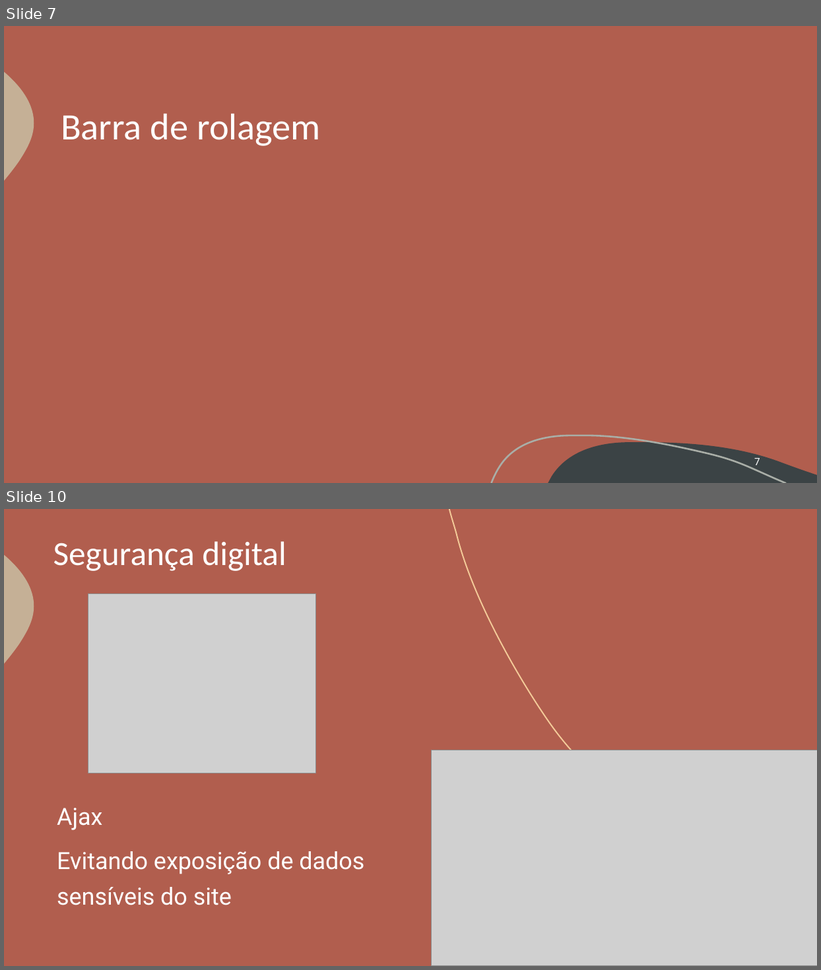
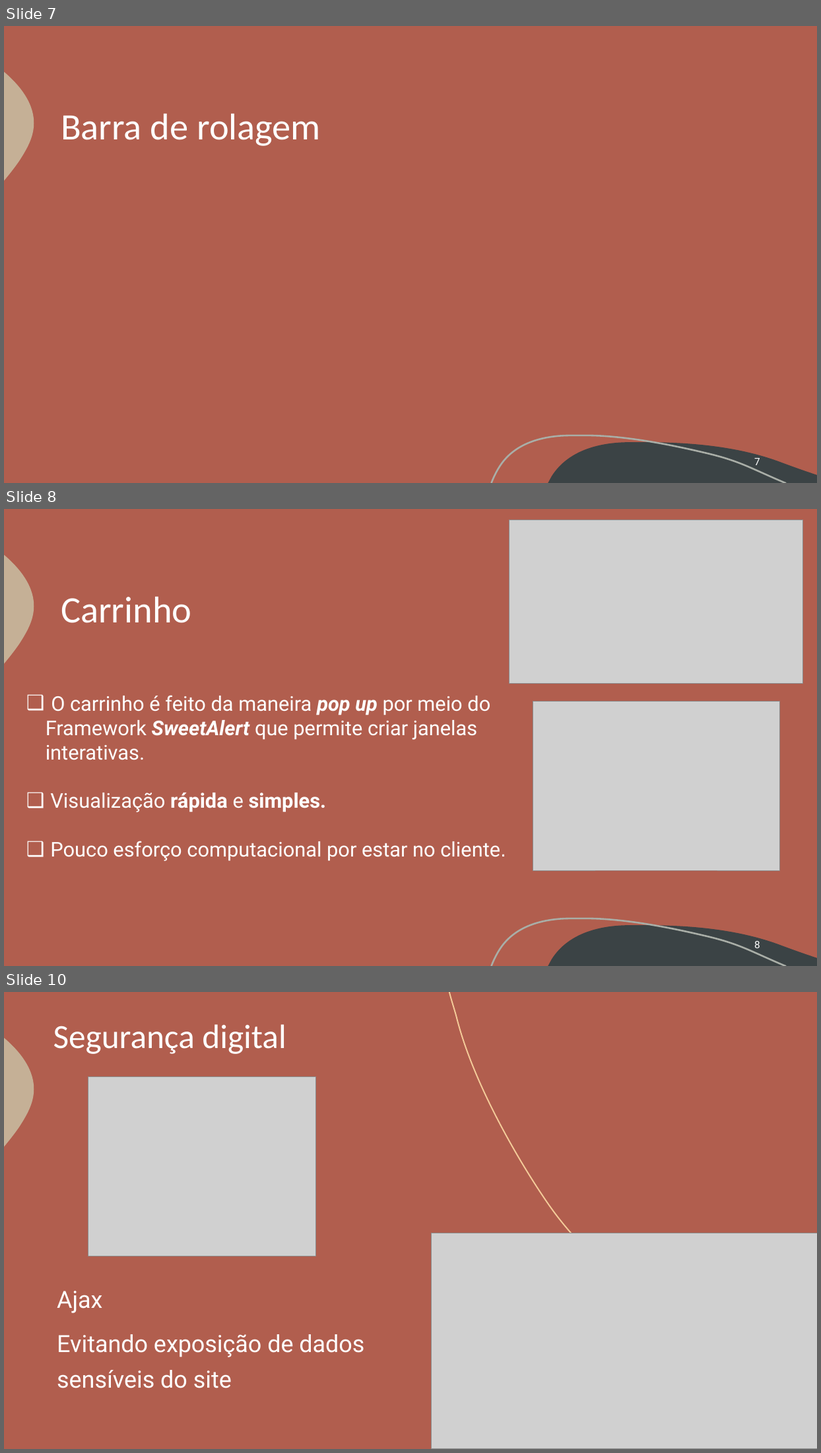
Before and after one commit to G4brielSilva/Focus-Trainee, a slide deck: Site/Acaiá Coffee Shop.pptx. Shown one above the other, each under a label of ours: slides 7 and 10 before the commit, slides 7, 8 and 10 after it; the slides between them are not shown. The pictures are 821x970 and 821x1453 pixels, drawn with LibreOffice and Linux fonts; fonts in the diff are those of the drawing; grey boxes stand for pictures. Boxes give left, top, right and bottom in pixels: in the first picture for what was removed or moved away, otherwise in the second. Text is boxed around its words. In the diff, an @@ line names an element or a change of style, - is before the commit and + after.

Commit message:
Reserva e carrinho no pptx, e correções no js

```diff
--- a/Site/Acaiá Coffee Shop.pptx
+++ b/Site/Acaiá Coffee Shop.pptx
@@ slide 8 added at (4, 509, 817, 966), background #B15E4E; not listed: 3 template elements that a slide beside it also shows @@
@@ picture added at (510, 520, 803, 683) @@
@@ text added at (61, 597, 191, 623), 44 pt, text #FFFFFF @@
+Carrinho
@@ text added at (46, 695, 506, 861), 24 pt, text #FFFFFF @@
+❑ O carrinho é feito da maneira pop up por meio do Framework SweetAlert que permite criar janelas interativas.
+❑ Visualização rápida e simples.
+❑ Pouco esforço computacional por estar no cliente.
@@ picture added at (533, 702, 780, 871) @@
@@ page number added at (754, 941, 760, 949), 12 pt, text #FFFFFF @@
+8
```
Also in this commit, not shown: 1 slide changed, 1 slide removed, 1 other file.
